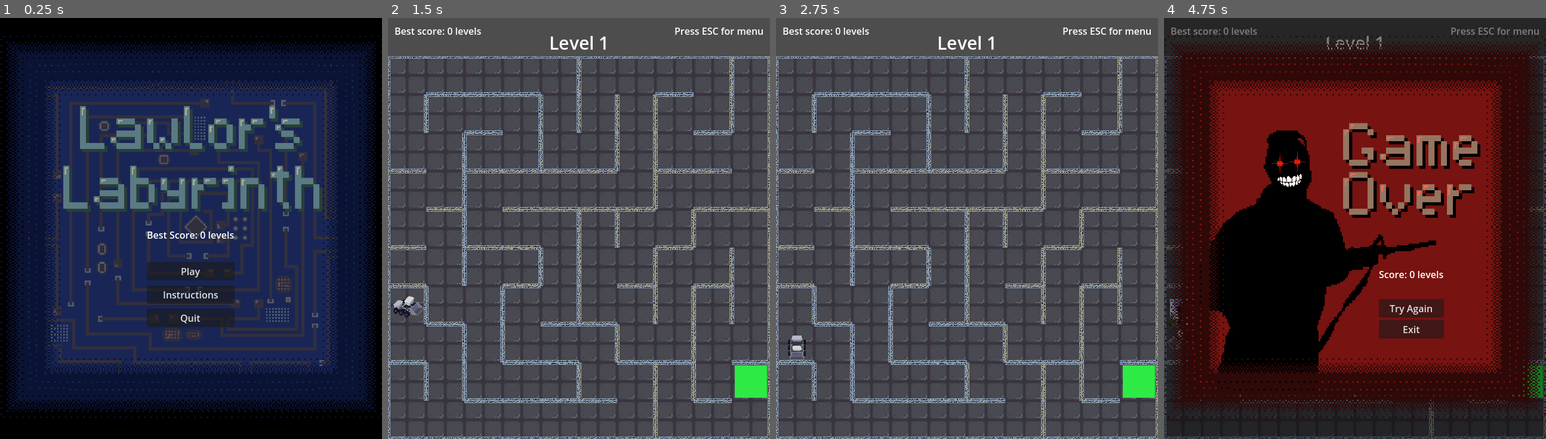
Above: before the commit, frames 1-4 (left to right).
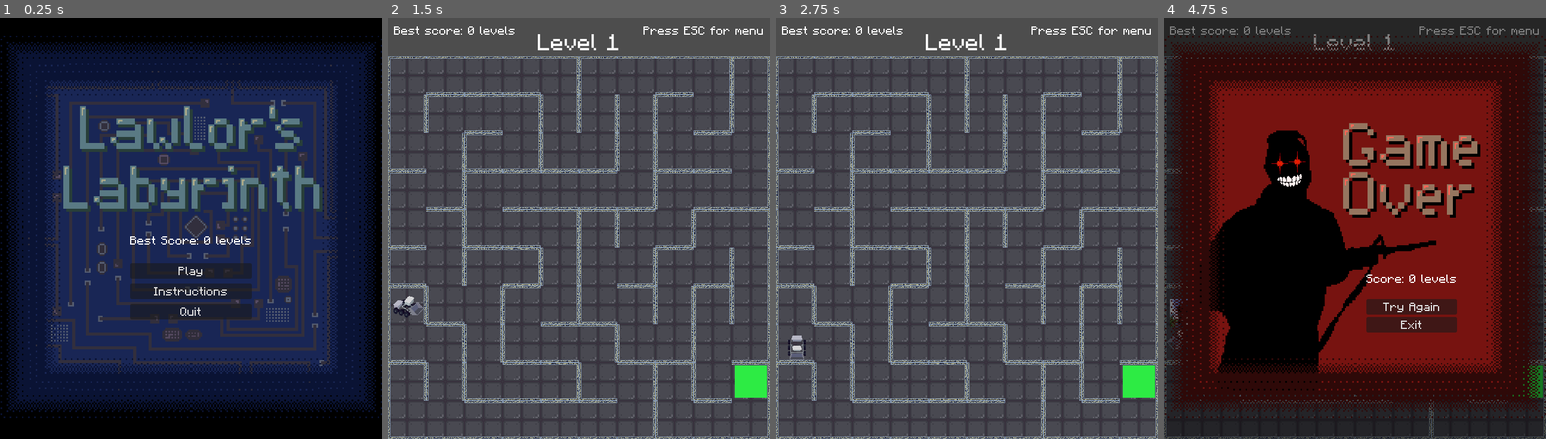
Above: after the commit, the same moments.

Repository: gkim14/CS471_LawlorsLabyrinth
Game: Godot game, scene res://scenes/StartScreen.tscn
Same seed, same stepped clock (60 frames per second), same inputs: the game is played once before the commit and once after it.
Inputs:
- Up to frame 1 (0.25 s): no input
- Up to frame 2 (1.5 s): click "Play" at 0.5 s; tap Enter at 1.25 s; hold D (right) from 1.28 s (still down)
- Up to frame 3 (2.75 s): tap Space at 2 s; release D (right) at 2.03 s; hold S (down) from 2.03 s (still down)
- Up to frame 4 (4.75 s): tap Enter at 2.75, 4.25 s; release S (down) at 2.78 s; hold D (right) 2.78-3.53 s; tap Space at 3.5 s; hold W (up) 3.53-4.28 s; hold A (left) from 4.28 s (still down)

The runs differ from the first frame. In frame 1, 2.4% of the frame differs, in the area x 34-66%, y 50-74%; in frame 2, 0.8%; in frame 3, 0.8%; in frame 4, 2.1%.

Commit message:
added nice font

Diff:
--- a/assets/icon.svg
+++ /dev/null
@@ -1 +0,0 @@
-<svg xmlns="http://www.w3.org/2000/svg" width="128" height="128"><rect width="124" height="124" x="2" y="2" fill="#363d52" stroke="#212532" stroke-width="4" rx="14"/><g fill="#fff" transform="translate(12.322 12.322)scale(.101)"><path d="M105 673v33q407 354 814 0v-33z"/><path fill="#478cbf" d="m105 673 152 14q12 1 15 14l4 67 132 10 8-61q2-11 15-15h162q13 4 15 15l8 61 132-10 4-67q3-13 15-14l152-14V427q30-39 56-81-35-59-83-108-43 20-82 47-40-37-88-64 7-51 8-102-59-28-123-42-26 43-46 89-49-7-98 0-20-46-46-89-64 14-123 42 1 51 8 102-48 27-88 64-39-27-82-47-48 49-83 108 26 42 56 81zm0 33v39c0 276 813 276 814 0v-39l-134 12-5 69q-2 10-14 13l-162 11q-12 0-16-11l-10-65H446l-10 65q-4 11-16 11l-162-11q-12-3-14-13l-5-69z"/><path d="M483 600c0 34 58 34 58 0v-86c0-34-58-34-58 0z"/><circle cx="725" cy="526" r="90"/><circle cx="299" cy="526" r="90"/></g><g fill="#414042" transform="translate(12.322 12.322)scale(.101)"><circle cx="307" cy="532" r="60"/><circle cx="717" cy="532" r="60"/></g></svg>
--- a/scenes/GameOver.tscn
+++ b/scenes/GameOver.tscn
@@ -1,7 +1,8 @@
-[gd_scene load_steps=5 format=3 uid="uid://r0evpv145223"]
+[gd_scene load_steps=6 format=3 uid="uid://r0evpv145223"]
 
 [ext_resource type="Script" uid="uid://cfjmnjc5i84pu" path="res://scripts/game_over.gd" id="1_6bcno"]
 [ext_resource type="Texture2D" uid="uid://c112ob4jmrypu" path="res://assets/GamerOver1.png" id="2_qae0b"]
+[ext_resource type="FontFile" uid="uid://n5dm3jmtutgc" path="res://assets/mac's Extended Minecraft.ttf" id="3_vuicl"]
 
 [sub_resource type="LabelSettings" id="LabelSettings_tvctj"]
 font_size = 30
@@ -68,6 +69,7 @@
 
 [node name="Score" type="Label" parent="CenterContainer/VBoxContainer"]
 layout_mode = 2
+theme_override_fonts/font = ExtResource("3_vuicl")
 text = "Score: X levels
 "
 label_settings = SubResource("LabelSettings_6bcno")
@@ -76,8 +78,10 @@
 
 [node name="ResetButton" type="Button" parent="CenterContainer/VBoxContainer"]
 layout_mode = 2
+theme_override_fonts/font = ExtResource("3_vuicl")
 text = "Try Again"
 
 [node name="ExitButton" type="Button" parent="CenterContainer/VBoxContainer"]
 layout_mode = 2
+theme_override_fonts/font = ExtResource("3_vuicl")
 text = "Exit"
--- a/scenes/Main.tscn
+++ b/scenes/Main.tscn
@@ -1,9 +1,10 @@
-[gd_scene load_steps=7 format=3 uid="uid://cchknxue45sre"]
+[gd_scene load_steps=8 format=3 uid="uid://cchknxue45sre"]
 
 [ext_resource type="PackedScene" uid="uid://dm8rcdlqgfam1" path="res://scenes/RdMaze.tscn" id="1_elqb8"]
 [ext_resource type="Script" uid="uid://dp16b6cgyjask" path="res://scripts/main.gd" id="1_rarhs"]
 [ext_resource type="PackedScene" uid="uid://csl5gj8r6i4ko" path="res://scenes/MazeAddon.tscn" id="2_rvslj"]
 [ext_resource type="PackedScene" uid="uid://bvctpnbtxg0gb" path="res://scenes/PauseMenu.tscn" id="3_0bbpv"]
+[ext_resource type="FontFile" uid="uid://n5dm3jmtutgc" path="res://assets/mac's Extended Minecraft.ttf" id="5_vcsgt"]
 
 [sub_resource type="LabelSettings" id="LabelSettings_rarhs"]
 font_size = 30
@@ -32,6 +33,7 @@
 offset_right = 50.0
 offset_bottom = 62.0
 grow_horizontal = 2
+theme_override_fonts/font = ExtResource("5_vcsgt")
 text = "Level X"
 label_settings = SubResource("LabelSettings_rarhs")
 horizontal_alignment = 1
@@ -46,6 +48,7 @@
 offset_right = -10.0
 offset_bottom = 33.0
 grow_horizontal = 0
+theme_override_fonts/font = ExtResource("5_vcsgt")
 text = "Press ESC for menu"
 label_settings = SubResource("LabelSettings_vcsgt")
 horizontal_alignment = 1
@@ -56,6 +59,7 @@
 offset_top = 10.0
 offset_right = 158.0
 offset_bottom = 33.0
+theme_override_fonts/font = ExtResource("5_vcsgt")
 text = "Best Score: X levels"
 horizontal_alignment = 1
 vertical_alignment = 1
--- a/scenes/PauseMenu.tscn
+++ b/scenes/PauseMenu.tscn
@@ -1,6 +1,7 @@
-[gd_scene load_steps=3 format=3 uid="uid://bvctpnbtxg0gb"]
+[gd_scene load_steps=4 format=3 uid="uid://bvctpnbtxg0gb"]
 
 [ext_resource type="Script" uid="uid://g2hvmbsdjgfg" path="res://scripts/pause_menu.gd" id="1_nov15"]
+[ext_resource type="FontFile" uid="uid://n5dm3jmtutgc" path="res://assets/mac's Extended Minecraft.ttf" id="2_g4jo0"]
 
 [sub_resource type="LabelSettings" id="LabelSettings_jvnd5"]
 font_size = 30
@@ -37,6 +38,7 @@
 
 [node name="Title" type="Label" parent="CenterContainer/VBoxContainer"]
 layout_mode = 2
+theme_override_fonts/font = ExtResource("2_g4jo0")
 text = "Pause Menu"
 label_settings = SubResource("LabelSettings_jvnd5")
 horizontal_alignment = 1
@@ -44,16 +46,20 @@
 
 [node name="ResumeButton" type="Button" parent="CenterContainer/VBoxContainer"]
 layout_mode = 2
+theme_override_fonts/font = ExtResource("2_g4jo0")
 text = "Resume"
 
 [node name="InstructionsButton" type="Button" parent="CenterContainer/VBoxContainer"]
 layout_mode = 2
+theme_override_fonts/font = ExtResource("2_g4jo0")
 text = "Instructions"
 
 [node name="RestartButton" type="Button" parent="CenterContainer/VBoxContainer"]
 layout_mode = 2
+theme_override_fonts/font = ExtResource("2_g4jo0")
 text = "Restart"
 
 [node name="ExitButton" type="Button" parent="CenterContainer/VBoxContainer"]
 layout_mode = 2
+theme_override_fonts/font = ExtResource("2_g4jo0")
 text = "Exit"
--- a/scenes/Player.tscn
+++ b/scenes/Player.tscn
@@ -38,7 +38,7 @@
 position = Vector2(0, 1.107668)
 scale = Vector2(1.5610025, 1.5670167)
 sprite_frames = SubResource("SpriteFrames_mdl7e")
-animation = &"UpDown"
+animation = &"LeftRight"
 
 [node name="LeftRight" type="CollisionShape2D" parent="."]
 position = Vector2(-1.4078116, 0.11914444)
--- a/scenes/StartScreen.tscn
+++ b/scenes/StartScreen.tscn
@@ -1,7 +1,8 @@
-[gd_scene load_steps=4 format=3 uid="uid://bk5eagspv6c5j"]
+[gd_scene load_steps=5 format=3 uid="uid://bk5eagspv6c5j"]
 
 [ext_resource type="Script" uid="uid://6kxm4iekpak" path="res://scripts/start_screen.gd" id="1_4vrcr"]
 [ext_resource type="Texture2D" uid="uid://bqdcvddiigjo3" path="res://assets/Start.png" id="2_pswtb"]
+[ext_resource type="FontFile" uid="uid://n5dm3jmtutgc" path="res://assets/mac's Extended Minecraft.ttf" id="3_a0vbq"]
 
 [sub_resource type="LabelSettings" id="LabelSettings_pswtb"]
 font_size = 30
@@ -59,6 +60,7 @@
 [node name="Title" type="Label" parent="CenterContainer/VBoxContainer"]
 visible = false
 layout_mode = 2
+theme_override_fonts/font = ExtResource("3_a0vbq")
 text = "Lawlor's Labyrinth"
 label_settings = SubResource("LabelSettings_pswtb")
 horizontal_alignment = 1
@@ -66,6 +68,7 @@
 
 [node name="Score" type="Label" parent="CenterContainer/VBoxContainer"]
 layout_mode = 2
+theme_override_fonts/font = ExtResource("3_a0vbq")
 text = "Best Score: X levels
 "
 horizontal_alignment = 1
@@ -73,13 +76,16 @@
 
 [node name="PlayButton" type="Button" parent="CenterContainer/VBoxContainer"]
 layout_mode = 2
+theme_override_fonts/font = ExtResource("3_a0vbq")
 text = "Play"
 
 [node name="InstructionsButton" type="Button" parent="CenterContainer/VBoxContainer"]
 layout_mode = 2
+theme_override_fonts/font = ExtResource("3_a0vbq")
 text = "Instructions
 "
 
 [node name="QuitButton" type="Button" parent="CenterContainer/VBoxContainer"]
 layout_mode = 2
+theme_override_fonts/font = ExtResource("3_a0vbq")
 text = "Quit"
Not shown, removed: assets/icon.svg.import
Binary file added: assets/mac's Extended Minecraft.ttf
Not shown, added: assets/mac's Extended Minecraft.ttf.import
